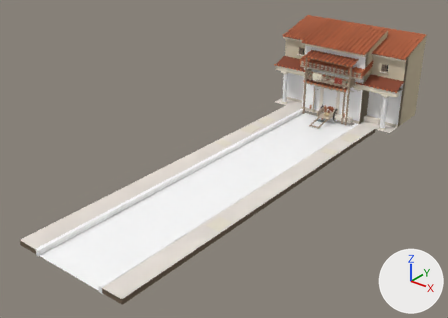
The glTF model public/assets/street-hd-far.glb: old version first, new version second.
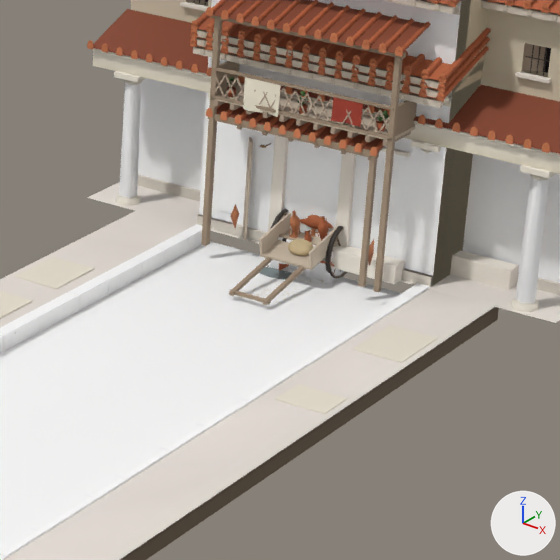
There are two pictures of each version: one whole from a 50 mm camera at (25.57, -47.46, 21.65) aimed at (-0.81, -14.48, 1.21), one close up on the part from 56% to 87% of the width and 17% to 60% of the height. Every picture has the same lights, and +X, +Y and +Z are marked at lower right. The older version's two pictures come first. Where no turn or scale is listed for an object, it has been applied to the vertices.

In view in the first close-up: 'Colonnade_f_colonnade', 'Colonnade_plaster', 'Colonnade_terracotta', 'House_B_f_houseB', 'House_B_planks', 'House_B_terracotta', 'Pavement_L_kerb', 'Pavement_L_plaster', 'Pavement_L_signinum', 'Pavement_R_kerb', 'Pavement_R_signinum', 'Road_Segment_basalt' and 37 more.
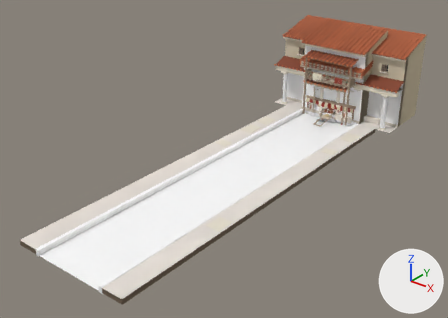
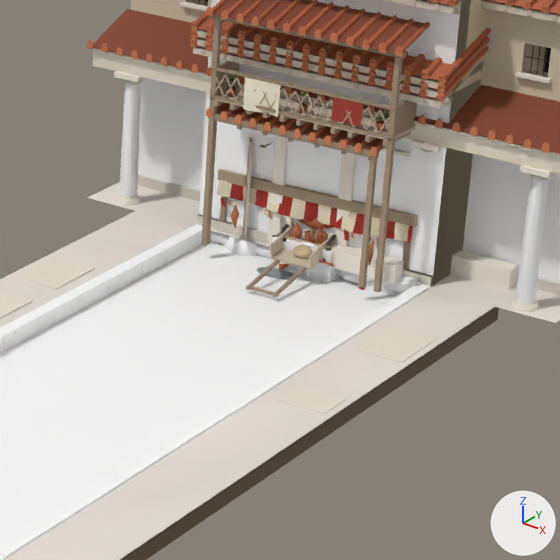
ob_cart_001 is not drawn itself; it is the parent of ob_cart_planks, ob_cart_iron, ob_cart_wood, ob_cart_terracotta, ob_cart_cloth, ob_cart_plant.

The change in detail:
Mesh me_mesh_107 is new.
It has 60 vertices, 89 faces and spans x -2.32..2.32, y -0.33..0.33, z -0.22..0.22.
It uses material mat_lava.
Mesh me_mesh_106 is new.
It has 105 vertices, 79 faces and spans x -2.45..2.45, y -0.07..0.07, z -0.46..0.46.
It uses material mat_cloth.
Mesh me_mesh_105 is new.
It has 24 vertices, 36 faces and spans x -2.5..2.5, y -0.11..0.11, z -0.94..0.94.
It uses material mat_planks.
Mesh me_mesh_102 is new.
It has 387 vertices, 517 faces and spans x -2.79..2.79, y -0.3..0.3, z -0.27..0.27.
It uses material mat_stucco.
Object 'Cart.001' (ob_cart_001) is rescaled from (1.0, 1.0, 1.0) to (0.8, 0.8, 0.8).
Object 'Stepping_Stones_lava' (ob_stepping_stones_lava) is new; it shows me_mesh_107.
Its location is (0.0, -0.01, 0.13).
Object 'Awning_Street_cloth' (ob_awning_street_cloth) is new; it shows me_mesh_106.
Its location is (0.0, -0.13, 1.34).
Object 'Awning_Street_planks' (ob_awning_street_planks) is new; it shows me_mesh_105.
Its location is (0.0, 0.0, 0.94).
Object 'Column_Fallen_stucco' (ob_column_fallen_stucco) is new; it shows me_mesh_102.
Its location is (0.0, 0.0, 0.2).

Location of each change, (x1, y1, x2, y2) in pixels of the close-ups (560 x 560 px):
'Awning_Street_cloth', added
    after: (217, 180, 413, 247)
'Cart_planks', rescaled (23% narrower, 19% shorter)
    before: (229, 211, 346, 305)
    after: (246, 222, 336, 298)
'Awning_Street_planks', added
    after: (218, 169, 418, 270)
'Column_Fallen_stucco', added
    after: (210, 231, 419, 293)
'Stepping_Stones_lava', added (mostly hidden)
    after: (223, 235, 401, 295)
'Cart_terracotta', rescaled (21% narrower, 23% shorter)
    before: (290, 210, 328, 239)
    after: (294, 222, 324, 244)
'Cart_iron', rescaled (mostly hidden afterwards)
    before: (271, 209, 347, 278)
    after: (280, 221, 336, 262)
'Cart_cloth', rescaled (22% narrower, 22% shorter)
    before: (288, 239, 314, 256)
    after: (293, 245, 313, 258)
'Cart_plant', rescaled (not visible afterwards)
    before: (255, 284, 296, 299)
